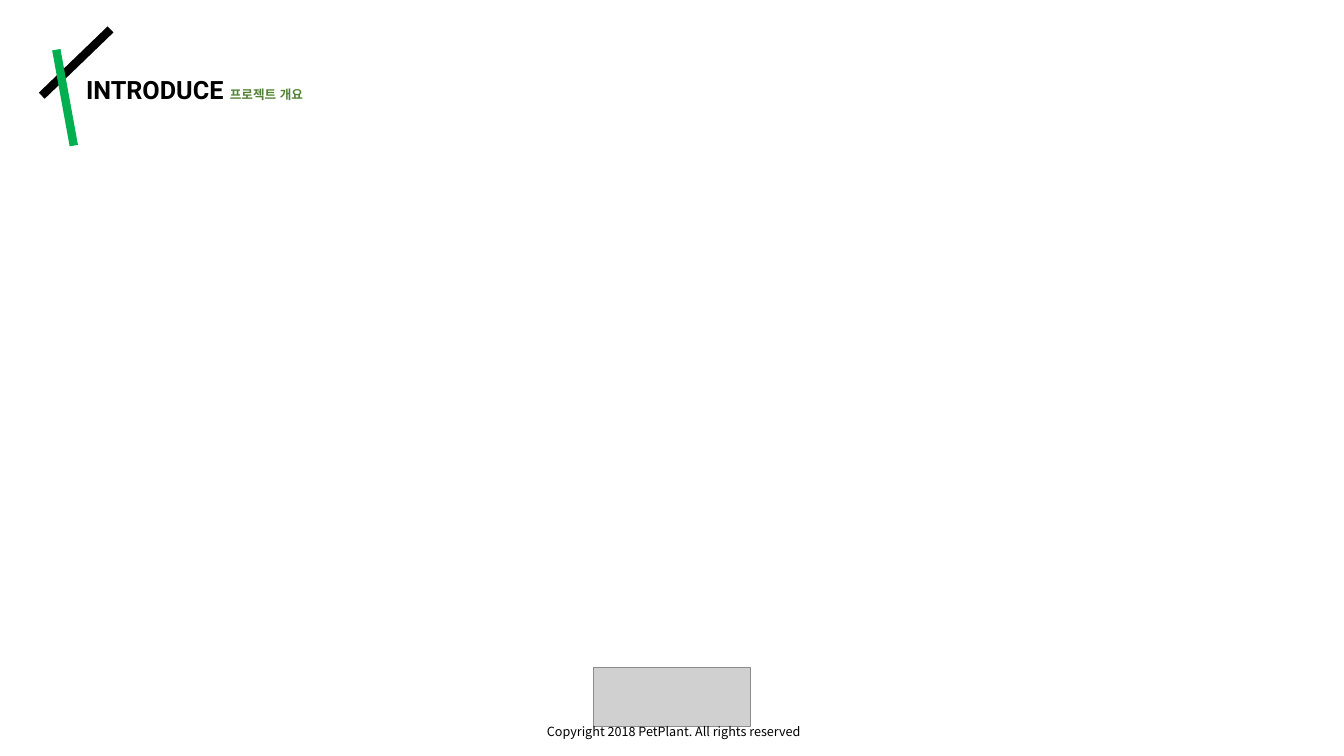
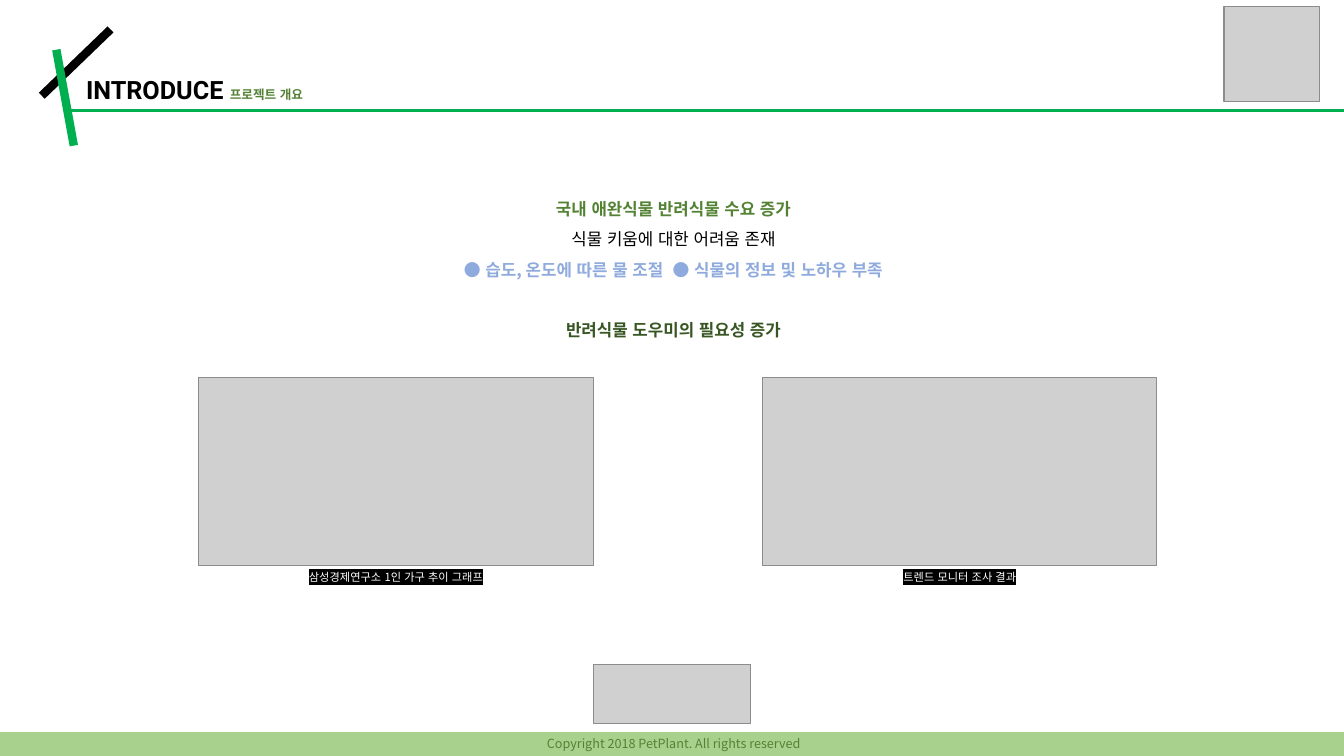
Before and after one commit to noreebia/pet-plant, a slide deck: slide 3 of PPT/ppt_final.pptx. Drawn at 1344x756 pixels with LibreOffice and Linux fonts; fonts in the diff are those of the drawing; grey boxes stand for pictures. Boxes give left, top, right and bottom in pixels: in the first picture for what was removed or moved away, otherwise in the second. Text is boxed around its words. In the diff, an @@ line names an element or a change of style, - is before the commit and + after.

```diff
--- a/PPT/ppt_final.pptx
+++ b/PPT/ppt_final.pptx
@@ picture added at <box>1224,6,1320,102</box> @@
@@ line added from (68, 110) to (1344, 110), #00B050 2.25 pt @@
@@ text added at <box>485,201,883,338</box>, 12 pt, text #8FAADC, bold @@
+국내 애완식물 반려식물 수요 증가
+식물 키움에 대한 어려움 존재
+● 습도, 온도에 따른 물 조절 ● 식물의 정보 및 노하우 부족
+반려식물 도우미의 필요성 증가
@@ picture added at <box>199,378,593,566</box> @@
@@ picture added at <box>763,378,1157,566</box> @@
@@ text added at <box>309,571,483,582</box>, 8 pt, text #FFFFFF @@
+삼성경제연구소 1인 가구 추이 그래프
@@ text added at <box>903,571,1016,582</box>, 8 pt, text #FFFFFF @@
+트렌드 모니터 조사 결과
@@ rectangle added at <box>0,732,1344,756</box>, fill #A9D18E @@
@@ text "Copyright 2018 PetPlant. All rights ...": place and size @@
-text "Copyright 2018 PetPlant. All rights ..." at <box>547,723,800,739</box>
+text "Copyright 2018 PetPlant. All rights ..." at <box>547,738,800,751</box>
@@ text "Copyright 2018 PetPlant. All rights ..." at <box>547,738,800,751</box>: text colour #000000 to #548235 @@
```
Also in this commit, not shown: 15 other slides changed.
